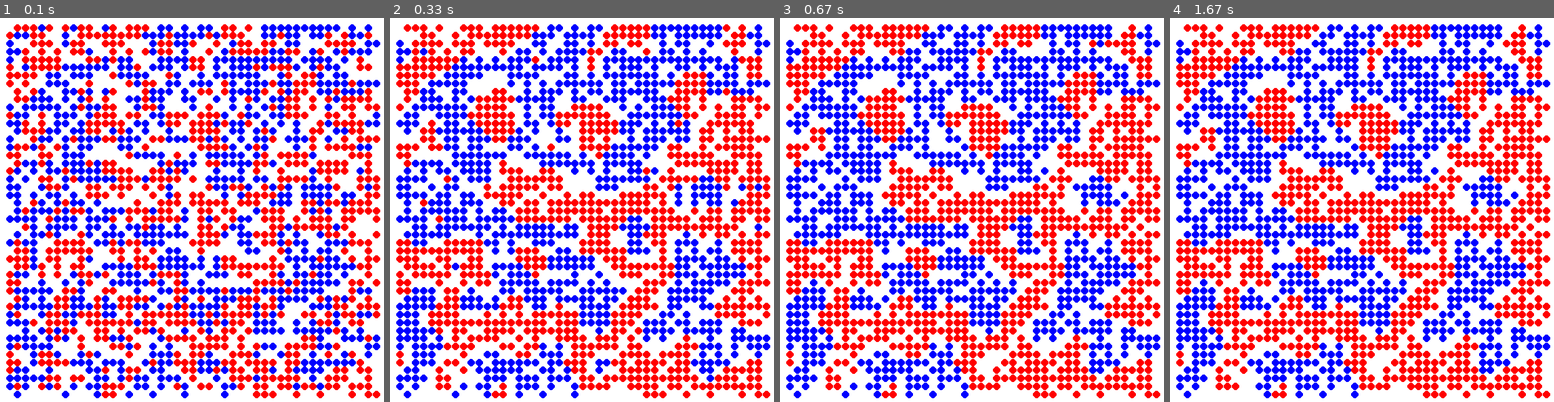
Above: before the commit, frames 1-4 (left to right).
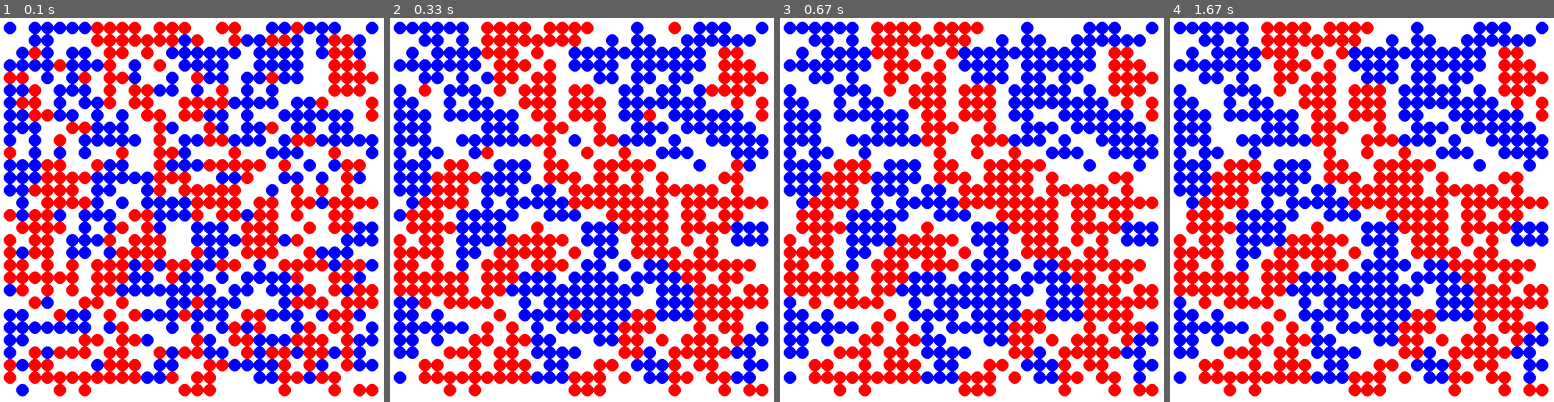
Above: after the commit, the same moments.

Repository: Dunkaburk/gruprog_1
Game: pygame game, started from grundlaggande_programvareutveckling/Neighbours/src/Neighbours.py
The game is run twice, just before and just after one commit, with the same random seed, the same clock (stepped at 60 frames per second) and the same inputs.
Inputs:
- Up to frame 1 (0.1 s): no input
- Up to frame 2 (0.33 s): no input
- Up to frame 3 (0.67 s): no input
- Up to frame 4 (1.67 s): no input

The runs differ from the first frame. In frame 1, 59% of the frame differs, in the area x 0-100%, y 0-100%; in frame 2, 59%; in frame 3, 59%; in frame 4, 59%.

Commit message:
Update Neighbours.py

Diff:
--- a/grundlaggande_programvareutveckling/Neighbours/src/Neighbours.py
+++ b/grundlaggande_programvareutveckling/Neighbours/src/Neighbours.py
@@ -25,7 +25,7 @@
 
 World = List[List[Actor]]  # Type alias
 
-SIZE = 47
+SIZE = 30
 
 
 def neighbours():
@@ -57,7 +57,7 @@
     # This is the method called by the timer to update the world
     # (i.e move unsatisfied) each "frame".
     def __update_world(self):
-        unsatisfied_actors = self.check_satisfaction(self.world)
+        unsatisfied_actors = self.get_unsatisfied_actors(self.world)
         self.switch_unsatisfied_agents(unsatisfied_actors)
 
 
@@ -113,27 +113,29 @@
             print(self.world[random_row][random_index])
             if self.world[random_row][random_index] == Actor.NONE:
                 self.world[random_row][random_index] = unsatisfied_agents[0]
-                print("In loop")
                 unsatisfied_agents.pop(0)
 
-            else:
-                print("Not loop")
-
-
-    def check_satisfaction(self, world):
+
+
+    def get_unsatisfied_actors(self, world):
         unsatisfied_list = []
         for row in range(self.size):
             for column in range(self.size):
                 current_actor = world[row][column]
                 if current_actor != Actor.NONE:
-                    neighbours = get_neighbours(world, row, column)
-                    # opposite_actor = get_opposite_actor(current_actor)
-                    number_of_similar = count(neighbours, current_actor)
-                    number_of_none = count(neighbours, Actor.NONE)
-                    if number_of_similar < ceil(self.THRESHOLD * (len(neighbours)-number_of_none)):
+                    if self.check_if_unsatisfied(current_actor, world, row, column):
                         self.world[row][column] = Actor.NONE
                         unsatisfied_list.append(current_actor)
         return unsatisfied_list
+
+    def check_if_unsatisfied(self, current, world, row, column):
+        neighbours = get_neighbours(world, row, column)
+        number_of_similar = count(neighbours, current)
+        number_of_none = count(neighbours, Actor.NONE)
+        if number_of_similar < ceil(self.THRESHOLD * (len(neighbours)-number_of_none)):
+            return True
+        else:
+            return False
 
 
 
@@ -158,9 +160,9 @@
 
 
 def dist_list_into_matrix(dist_list):
-    game_matrix = [[0 for i in range(NeighborsModel.size)] for j in range(NeighborsModel.size)]
-    for k in range(len(dist_list)):
-        game_matrix[k // NeighborsModel.size][k % NeighborsModel.size] = dist_list[k]
+    game_matrix = [[0 for row in range(NeighborsModel.size)] for col in range(NeighborsModel.size)]
+    for position in range(len(dist_list)):
+        game_matrix[position // NeighborsModel.size][position % NeighborsModel.size] = dist_list[position]
 
     return game_matrix
 
